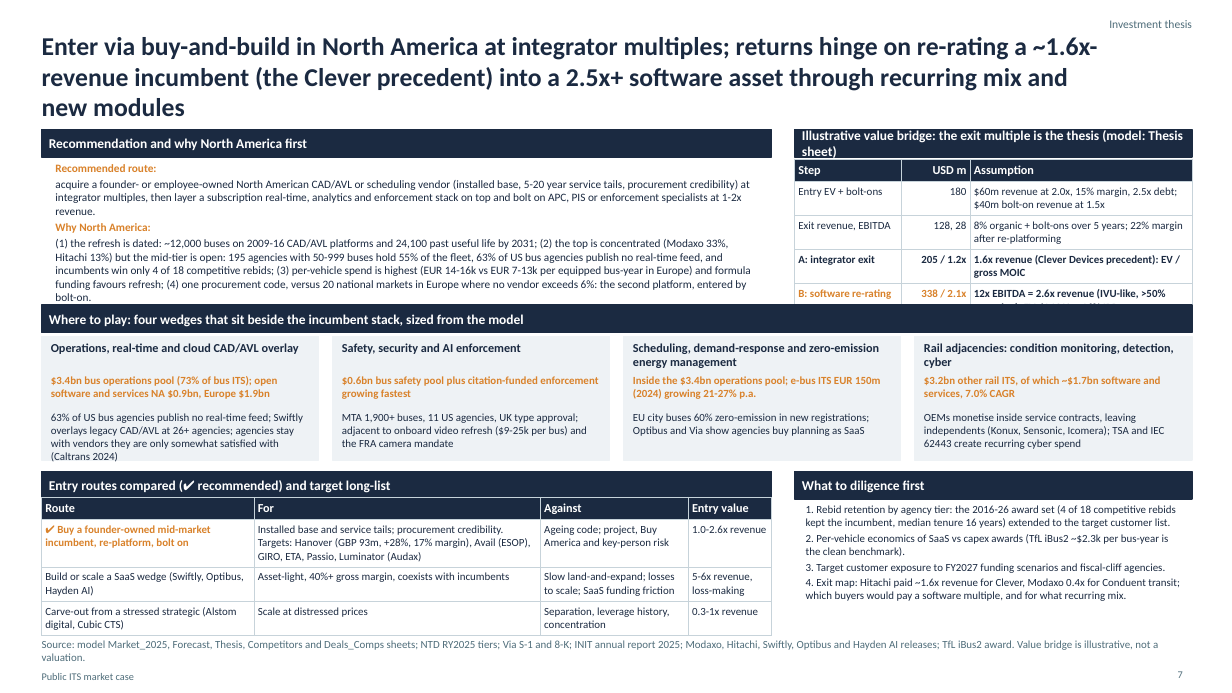
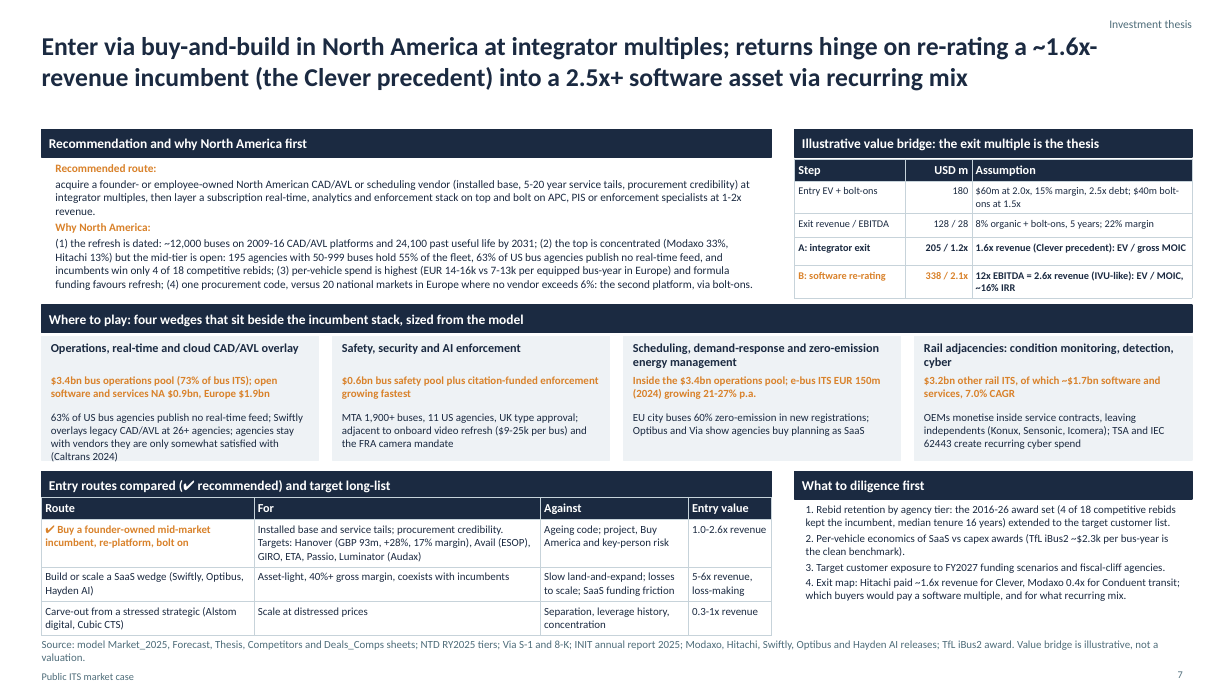
Before and after one commit to matthewkang858/Project-2-, a slide deck: slide 7 of its-market-case/deck/Public_ITS_Market_Case.pptx. Drawn at 1232x693 pixels with LibreOffice and Linux fonts; fonts in the diff are those of the drawing. Boxes give left, top, right and bottom in pixels: in the first picture for what was removed or moved away, otherwise in the second. Text is boxed around its words. In the diff, an @@ line names an element or a change of style, - is before the commit and + after.

```diff
--- a/its-market-case/deck/Public_ITS_Market_Case.pptx
+++ b/its-market-case/deck/Public_ITS_Market_Case.pptx
@@ title at (42,37,1098,91): text changed @@
-Enter via buy-and-build in North America at integrator multiples; returns hinge on re-rating a ~1.6x-revenue incumbent (the Clever precedent) into a 2.5x+ software asset through recurring mix and new modules
+Enter via buy-and-build in North America at integrator multiples; returns hinge on re-rating a ~1.6x-revenue incumbent (the Clever precedent) into a 2.5x+ software asset via recurring mix
@@ text at (802,138,1100,151): text changed @@
-Illustrative value bridge: the exit multiple is the thesis (model: Thesis sheet)
+Illustrative value bridge: the exit multiple is the thesis
@@ table at (795,159,1192,295) @@
-row 2, column 3: $60m revenue at 2.0x, 15% margin, 2.5x debt; $40m bolt-on revenue at 1.5x
+row 2, column 3: $60m at 2.0x, 15% margin, 2.5x debt; $40m bolt-ons at 1.5x
-row 3: Exit revenue, EBITDA | 128, 28 | 8% organic + bolt-ons over 5 years; 22% margin after re-platforming
+row 3: Exit revenue / EBITDA | 128 / 28 | 8% organic + bolt-ons, 5 years; 22% margin
-row 4, column 3: 1.6x revenue (Clever Devices precedent): EV / gross MOIC
+row 4, column 3: 1.6x revenue (Clever precedent): EV / gross MOIC
-row 5, column 3: 12x EBITDA = 2.6x revenue (IVU-like, >50% recurring): EV / MOIC, ~16% IRR
+row 5, column 3: 12x EBITDA = 2.6x revenue (IVU-like): EV / MOIC, ~16% IRR
@@ size 8.5 to 8 pt in "Entry EV + bolt-ons", "180", "A: integrator exit", "205 / 1.2x" and 2 more places @@
@@ text at (55,239,753,290): text changed @@
-(1) the refresh is dated: ~12,000 buses on 2009-16 CAD/AVL platforms and 24,100 past useful life by 2031; (2) the top is concentrated (Modaxo 33%, Hitachi 13%) but the mid-tier is open: 195 agencies with 50-999 buses hold 55% of the fleet, 63% of US bus agencies publish no real-time feed, and incumbents win only 4 of 18 competitive rebids; (3) per-vehicle spend is highest (EUR 14-16k vs EUR 7-13k per equipped bus-year in Europe) and formula funding favours refresh; (4) one procurement code, versus 20 national markets in Europe where no vendor exceeds 6%: the second platform, entered by bolt-on.
+(1) the refresh is dated: ~12,000 buses on 2009-16 CAD/AVL platforms and 24,100 past useful life by 2031; (2) the top is concentrated (Modaxo 33%, Hitachi 13%) but the mid-tier is open: 195 agencies with 50-999 buses hold 55% of the fleet, 63% of US bus agencies publish no real-time feed, and incumbents win only 4 of 18 competitive rebids; (3) per-vehicle spend is highest (EUR 14-16k vs 7-13k per equipped bus-year in Europe) and formula funding favours refresh; (4) one procurement code, versus 20 national markets in Europe where no vendor exceeds 6%: the second platform, via bolt-ons.
```
Also in this commit, not shown: 1 other file.
